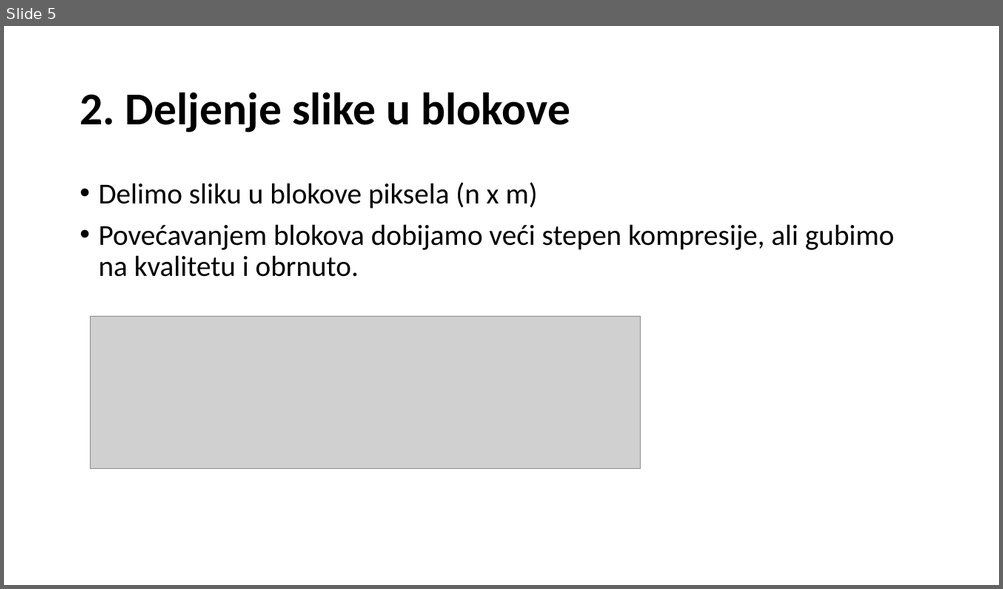
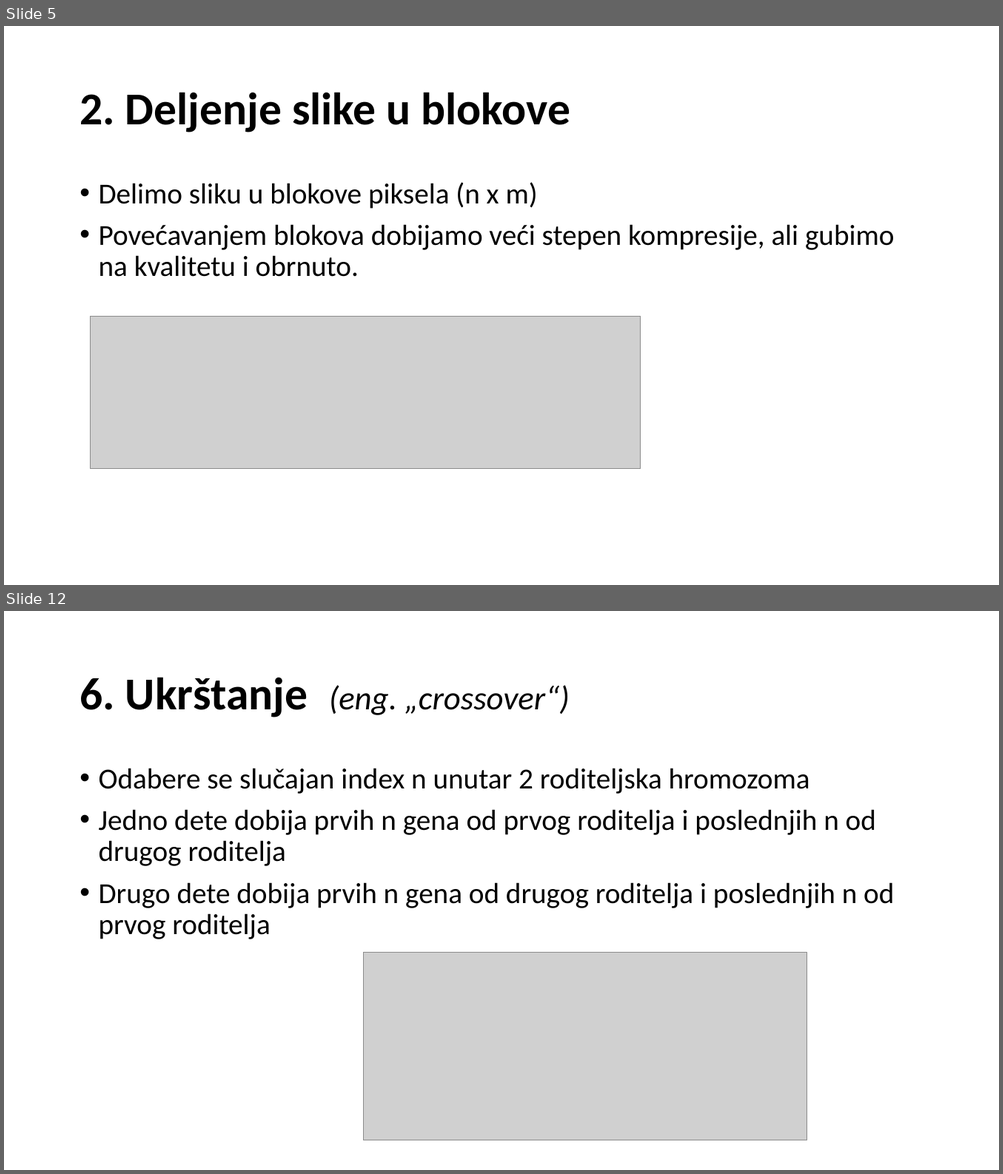
Before and after one commit to filipl41/NI_Image_compress, a slide deck: Primena genetskog algoritma u kompresiji slika.pptx. Shown one above the other, each under a label of ours: slide 5 before the commit, slides 5 and 12 after it; the slides between them are not shown. The pictures are 1003x589 and 1003x1174 pixels, drawn with LibreOffice and Linux fonts; fonts in the diff are those of the drawing; grey boxes stand for pictures. Boxes give left, top, right and bottom in pixels: in the first picture for what was removed or moved away, otherwise in the second. Text is boxed around its words. In the diff, an @@ line names an element or a change of style, - is before the commit and + after.

```diff
--- a/Primena genetskog algoritma u kompresiji slika.pptx
+++ b/Primena genetskog algoritma u kompresiji slika.pptx
@@ slide 12 added at [4,611,999,1170], background #FFFFFF @@
@@ title added at [79,677,569,718], 32 pt, text #000000, italic @@
+6. Ukrštanje (eng. „crossover“)
@@ text added at [99,768,893,940], 28 pt, text #000000 @@
+• Odabere se slučajan index n unutar 2 roditeljska hromozoma
+• Jedno dete dobija prvih n gena od prvog roditelja i poslednjih n od drugog roditelja
+• Drugo dete dobija prvih n gena od drugog roditelja i poslednjih n od prvog roditelja
@@ picture added at [364,952,807,1141] @@
```
Also in this commit, not shown: 2 slides changed, 10 other slides added, 1 slide removed, 1 other file.
